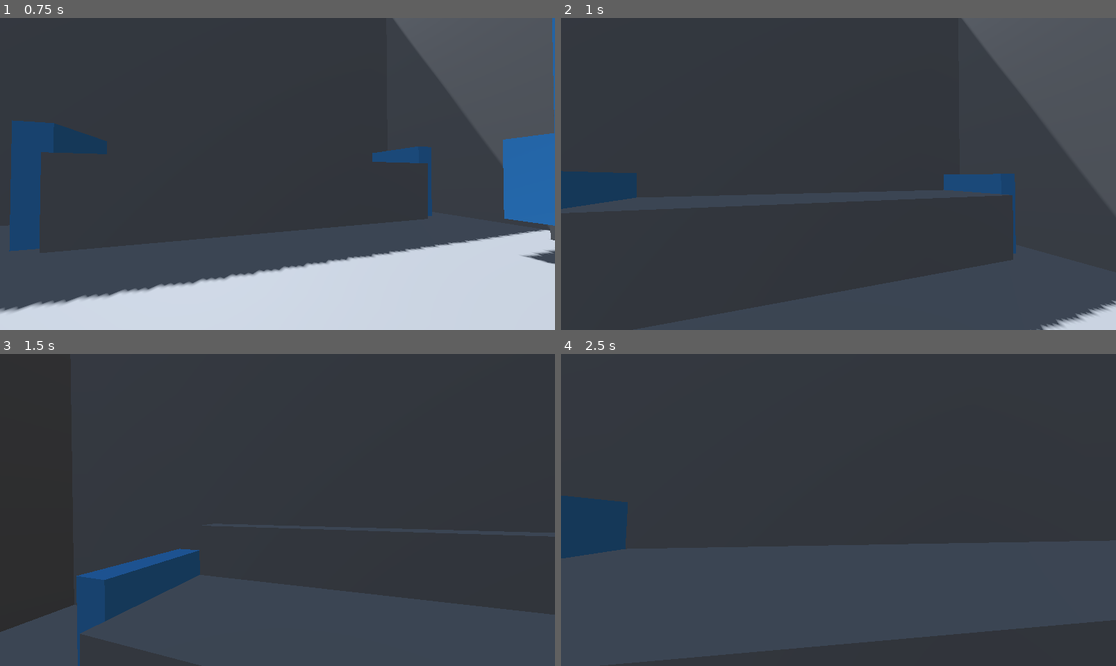
Above: before the commit, frames 1-4 (two rows, left to right).
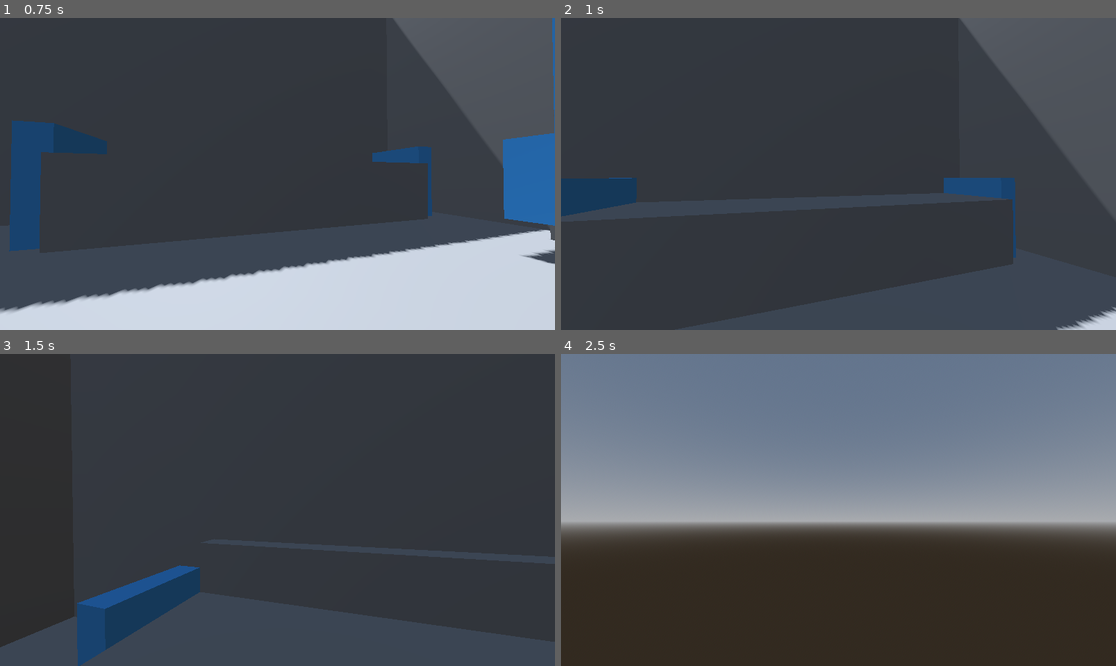
Above: after the commit, the same moments.

Repository: Tihusphere/Puke-Party
Game: Godot game, scene res://Scenes/room.tscn
Same seed, same stepped clock (60 frames per second), same inputs: the game is played once before the commit and once after it. This scene is started directly instead of the project's main scene.
Inputs (mouse positions are in pixels of both pictures, inside the frame that each line leads up to):
- Up to frame 1 (0.75 s): tap Enter at 0.5 s; move the mouse to (305, 174) at 0.52 s; hold W (forward) from 0.53 s (still down); hold Ctrl (crawl) from 0.53 s (still down); click (305, 174) at 0.67 s
- Up to frame 2 (1 s): keep holding W (forward); keep holding Ctrl (crawl); tap Space (jump) at 0.77, 0.8 s
- Up to frame 3 (1.5 s): keep holding W (forward); tap Space (jump) at 1.07, 1.35 s; move the mouse to (249, 510) at 1.27 s; release Ctrl (crawl) at 1.28 s
- Up to frame 4 (2.5 s): keep holding W (forward); tap Space (jump) at 1.52, 1.82, 2.3 s; tap Ctrl (crawl) at 1.55 s; move the mouse to (849, 503) at 2.02 s; hold Ctrl (crawl) from 2.03 s (still down)

Frame 1 is identical in both runs. In frame 2, 1.3% of the frame differs, in the area x 0-100%, y 0-100%; in frame 3, 4.6%; in frame 4, 97%.

Commit message:
Add randomized pickups and pickup respawning

Diff:
--- a/Scenes/Resources/pick_up.tscn
+++ b/Scenes/Resources/pick_up.tscn
@@ -1,26 +1,23 @@
 [gd_scene format=3 uid="uid://182qfpn2hjge"]
 
 [ext_resource type="Script" uid="uid://c6b41g4n77foi" path="res://Scripts/Resources/pickup_controller.gd" id="1_urqlx"]
-[ext_resource type="Material" uid="uid://dqfssfej6b3v8" path="res://Materials/object.tres" id="2_sky8j"]
+[ext_resource type="Texture2D" uid="uid://drbsngn1mmbph" path="res://textures/Food/miniJam_cookie.png" id="2_sky8j"]
 
 [sub_resource type="SphereShape3D" id="SphereShape3D_mugqv"]
 radius = 1.0
 
-[sub_resource type="BoxMesh" id="BoxMesh_g4v7s"]
-
 [node name="PickUp" type="Area3D" unique_id=1000235748]
 collision_mask = 3
 script = ExtResource("1_urqlx")
-quantity = 10
 
 [node name="CollisionShape3D" type="CollisionShape3D" parent="." unique_id=1904851195]
 transform = Transform3D(1.2, 0, 0, 0, 1.2, 0, 0, 0, 1.2, 0, 0, 0)
 shape = SubResource("SphereShape3D_mugqv")
 
-[node name="MeshInstance3D" type="MeshInstance3D" parent="." unique_id=272911766]
-transform = Transform3D(0.9999997, 0, 0, 0, 0.9999995, 0, 0, 0, 1.0000002, 0, 0, 0)
-material_override = ExtResource("2_sky8j")
-mesh = SubResource("BoxMesh_g4v7s")
-skeleton = NodePath("")
+[node name="Sprite3D" type="Sprite3D" parent="." unique_id=388154323]
+transform = Transform3D(3, 0, 0, 0, 3, 0, 0, 0, 3, 0, 0, 0)
+billboard = 1
+texture_filter = 0
+texture = ExtResource("2_sky8j")
 
 [connection signal="body_entered" from="." to="." method="_on_body_entered"]
--- a/Scenes/room.tscn
+++ b/Scenes/room.tscn
@@ -99,4 +99,4 @@
 transform = Transform3D(-1, 0, 1.509958e-07, 0, 1, 0, -1.509958e-07, 0, -1, 0, 1, 0)
 
 [node name="PickUp" parent="." unique_id=1000235748 instance=ExtResource("9_ojh4s")]
-transform = Transform3D(1, 0, 0, 0, 1, 0, 0, 0, 1, 0, 2, 2)
+transform = Transform3D(1, 0, 0, 0, 1, 0, 0, 0, 1, 0, 2, 4)
--- a/Scripts/Environment/map_generator.gd
+++ b/Scripts/Environment/map_generator.gd
@@ -8,6 +8,7 @@
 var map: Array
 
 var player_scene = preload("res://Scenes/player_controller.tscn")
+var pickup_scene = preload("res://Scenes/Resources/pick_up.tscn")
 
 # Stores room scene data
 var Rooms: Dictionary = {
@@ -75,7 +76,7 @@
 
 			# Choose random room to fill from RoomTypes
 			map[x][y] = room_type[randi_range(0, room_type.size() - 1)]
-			print(Rooms.find_key(map[x][y]) + " x: " + str(x) + " y: " + str(y))
+			# print(Rooms.find_key(map[x][y]) + " x: " + str(x) + " y: " + str(y))
 
 
 # Place randomized rooms and rotate based on gridmap cell location
--- a/Scripts/Player/player_controller.gd
+++ b/Scripts/Player/player_controller.gd
@@ -15,21 +15,17 @@
 
 var player_state: PlayerState = PlayerState.WALKING
 
-## Physics Variables ##
-
-const WALK_SPEED := 5.0
-const CRAWL_SPEED := 3.0
-const FLY_SPEED := 10.0
-const JUMP_VELOCITY := 5.5
-
-var speed: float = WALK_SPEED
-
 ## Player Nodes ##
 
 @onready var walking_collision: CollisionShape3D = $StandingCollision
 @onready var crawling_collision: CollisionShape3D = $CrawlingCollision
 @onready var animation_player: AnimationPlayer = $AnimationPlayer
 @onready var ray_cast: RayCast3D = $RayCast3D
+
+const CRAWL_BUFFER := 2.0
+
+func _ready() -> void:
+	pass
 
 func detect_overhead_collision() -> void:
 	if not ray_cast.is_colliding():
@@ -42,19 +38,19 @@
 				animation_player.play("CrawlingToStanding")
 			walking_collision.set_disabled(false)
 			crawling_collision.set_disabled(true)
-			speed = WALK_SPEED
+			GAMEMANAGER.changePlayerSpeed(CRAWL_BUFFER) # increases by 2
 		PlayerState.CRAWLING:
 			if (player_state == PlayerState.WALKING):
 				animation_player.play("StandingToCrawling")
 			walking_collision.set_disabled(true)
 			crawling_collision.set_disabled(false)
-			speed = CRAWL_SPEED
+			GAMEMANAGER.changePlayerSpeed(-CRAWL_BUFFER) # lowers by 2
 	player_state = state
 
 func _input(_event: InputEvent) -> void:
 	# Normal movement
 	if Input.is_action_just_pressed("jump") and is_on_floor():
-		velocity.y = JUMP_VELOCITY
+		velocity.y = GAMEMANAGER.getPlayerJump()
 	if Input.is_action_just_pressed("crawl") and is_on_floor():
 		change_player_state(PlayerState.CRAWLING)
 	if Input.is_action_just_released("crawl"):
@@ -72,11 +68,11 @@
 	var input_direction := Input.get_vector("left", "right", "forward", "backward")
 	var direction := (transform.basis * Vector3(input_direction.x, 0.0, input_direction.y)).normalized()
 	if direction:
-		velocity.x = direction.x * speed
-		velocity.z = direction.z * speed
+		velocity.x = direction.x * GAMEMANAGER.getPlayerSpeed()
+		velocity.z = direction.z * GAMEMANAGER.getPlayerSpeed()
 	else:
-		velocity.x = move_toward(velocity.x, 0, speed)
-		velocity.z = move_toward(velocity.z, 0, speed)
+		velocity.x = move_toward(velocity.x, 0, GAMEMANAGER.getPlayerSpeed())
+		velocity.z = move_toward(velocity.z, 0, GAMEMANAGER.getPlayerSpeed())
 
 func _physics_process(delta: float) -> void:
 	if player_state != PlayerState.FLYING and not is_on_floor():
--- a/Scripts/Resources/pickup.gd
+++ /dev/null
@@ -1,17 +0,0 @@
-class_name PickupResource
-extends Resource
-
-enum Buff {RADIUS, FOOD, RAINBOW}
-
-@export var name: String
-@export var buffType: Buff
-@export var quantity: int
-
-func pickup() -> void:
-	match buffType:
-		Buff.RADIUS:
-			GameManagerClass.increaseRadius(quantity)
-		Buff.FOOD:
-			GameManagerClass.addFood(quantity)
-		Buff.RAINBOW:
-			GameManagerClass.rainbowTime(quantity)
--- a/Scripts/Resources/pickup_controller.gd
+++ b/Scripts/Resources/pickup_controller.gd
@@ -1,30 +1,77 @@
 class_name PickUpController
 extends Area3D
 
-enum Buff {RADIUS, FOOD, RAINBOW}
+# BUFFS #
 
-const ANIMATION_SPEED: int = 1
+enum Buff {RADIUS, AGILITY, RAINBOW}
+var buffType: Buff = Buff.AGILITY
 
-@export var buffType: Buff
-@export var quantity: int
+const FOOD_INCREASE: int = 10
+const RADIUS_INCREASE: int = 5
+const JUMP_INCREASE: float = 2.0
+const SPEED_INCREASE: float = 2.0
 
-func _process(_delta: float) -> void:
-	rotate_x(deg_to_rad(ANIMATION_SPEED))
-	rotate_y(deg_to_rad(ANIMATION_SPEED))
+const COOLDOWN: int = 10
 
-func pickup() -> void:
+# NODES #
+
+@onready var sprite := $Sprite3D
+@onready var collision := $CollisionShape3D
+
+func _ready() -> void:
+	var randomBuff: int = randi_range(0, Buff.size() - 1)
+	buffType = Buff.values()[randomBuff]
+	print(Buff.keys()[randomBuff])
 	match buffType:
 		Buff.RADIUS:
-			GameManagerClass.increaseRadius(quantity)
-			print("Radius!")
-		Buff.FOOD:
-			GameManagerClass.addFood(quantity)
-			print("Food!")
+			sprite.texture = load("res://textures/Food/miniJam_applejuice.png")
+		Buff.AGILITY:
+			sprite.texture = load("res://textures/Food/miniJam_cookie.png")
 		Buff.RAINBOW:
-			GameManagerClass.rainbowTime(quantity)
-			print("Rainbow!")
+			sprite.texture = load("res://textures/Food/miniJam_egg.png")
 
 func _on_body_entered(body: Node3D) -> void:
 	if body is CharacterBody3D:
 		pickup()
-		self.queue_free()
+		self.set_collision_mask_value(2, false)
+		sprite.visible = false
+
+func start_timer() -> void:
+	var timer := Timer.new()
+	add_child(timer)
+	timer.one_shot = true
+	timer.wait_time = COOLDOWN
+	timer.connect("timeout", _on_timer_timeout)
+	timer.start()
+
+func pickup() -> void:
+	GAMEMANAGER.changeFood(FOOD_INCREASE)
+	match buffType:
+		Buff.RADIUS:
+			GAMEMANAGER.changeRadius(RADIUS_INCREASE)
+			print("radius increased!!")
+		Buff.AGILITY:
+			GAMEMANAGER.changePlayerJump(JUMP_INCREASE)
+			GAMEMANAGER.changePlayerSpeed(SPEED_INCREASE)
+			print("agility increased!!")
+		Buff.RAINBOW:
+			GAMEMANAGER.toggleRainbows(true)
+			print("rainbow!!!")
+
+	start_timer()
+
+func _on_timer_timeout():
+	match buffType:
+		Buff.RADIUS:
+			GAMEMANAGER.changeRadius(-RADIUS_INCREASE)
+			print("radius normal")
+		Buff.AGILITY:
+			GAMEMANAGER.changePlayerJump(-JUMP_INCREASE)
+			GAMEMANAGER.changePlayerSpeed(-SPEED_INCREASE)
+			print("agility normal")
+		Buff.RAINBOW:
+			GAMEMANAGER.toggleRainbows(false)
+			print("no more rainbow")
+
+	self.set_collision_mask_value(2, true)
+	sprite.visible = true
--- a/Scripts/Singletons/GAMEMANAGER.gd
+++ b/Scripts/Singletons/GAMEMANAGER.gd
@@ -18,8 +18,12 @@
 var brush_w: int = 0
 var brush_h: int = 0
 
-var brush_img =  "res://textures/splat.png"
+var brush_img = "res://textures/splat.png"
 var vomit_img = "res://textures/splat.png"
+
+var speed: float = 5.0 # default speed
+var jump: float = 6.0 # default jump
+
 
 func _ready() -> void:
 	brush_texture = load(brush_img)
@@ -55,11 +59,20 @@
 		if child is PaintableObject:
 			child.reset_overlay_color()
 
-static func increaseRadius(size : int):
+func changeFood(amount: int = 10):
 	pass
 
-static func addFood(amount : int):
+func changeRadius(size: int = 5):
 	pass
 
-static func rainbowTime(time: float):
-	pass
+func changePlayerSpeed(new_speed: float) -> void:
+	speed += new_speed
+
+func changePlayerJump(new_jump: float) -> void:
+	jump += new_jump
+
+func getPlayerSpeed() -> float:
+	return speed
+
+func getPlayerJump() -> float:
+	return jump
Not shown, removed: Scripts/Resources/pickup.gd.uid
Binary file added: textures/Food/miniJam_applejuice.png
Not shown, added: textures/Food/miniJam_applejuice.png.import
Binary file added: textures/Food/miniJam_cookie.png
Not shown, added: textures/Food/miniJam_cookie.png.import
Binary file added: textures/Food/miniJam_egg.png
Not shown, added: textures/Food/miniJam_egg.png.import
Binary file added: textures/Food/miniJam_milk.png
Not shown, added: textures/Food/miniJam_milk.png.import
